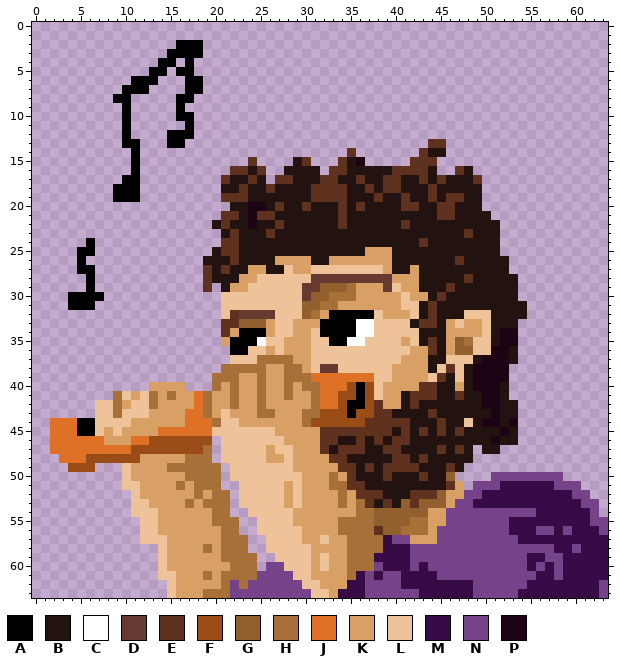
Pixel-art sprite: Sprites/PNGs/SnakeCharmer.png. Above: the version before the commit.
The file is 64x64 pixels.
Palette (. is transparent): A #000000  B #221310  C #ffffff  D #663931  E #5e321e  F #9a4c16  G #91602e  H #a77038  J #df7126  K #d9a066  L #eec39a  M #360b46  N #76428a  P #1e0315
Pixels before (only the part around the change), first column x 0:
 0 ...........................
 1 ...........................
 2 ................AAA........
 3 ...............AAAA........
 4 ..............AA.A.........
 5 .............AA.AA.........
 6 ...........AAA...AA........
 7 ..........AAA....AA........
 8 .........AA.....AA.........
 9 ..........A.....A..........
10 ..........A.....AA.........
11 ..........A......A.........
12 ..........A....AAA.........
13 ..........AA...AA..........
14 ...........A...............
15 ...........A............E..
16 ...........A..........EEBE.
17 ..........AA.........EBBEB.
18 .........AAA.........BBEBBE
19 .........AAA.........EEEBBB
20 ......................BBPPB
21 .....................EEBPEE
22 ....................BEBBPBB
23 .....................BEBBBE
24 ......A..............EEBBBB
25 .....AA.............BEEBBBB
26 .....A.............BBBEBBBB
27 .....AA............EBEBBKKB
28 ......A............EBBBKKLL
29 ......A............E.BKKLLL
30 ....AAAA.............LLLLLL
31 ....AAA..............LLLLLL
32 .....................LEDDDD
33 .....................EEGGGK
34 .....................EKAAAK
35 .....................KAAACL
The result:
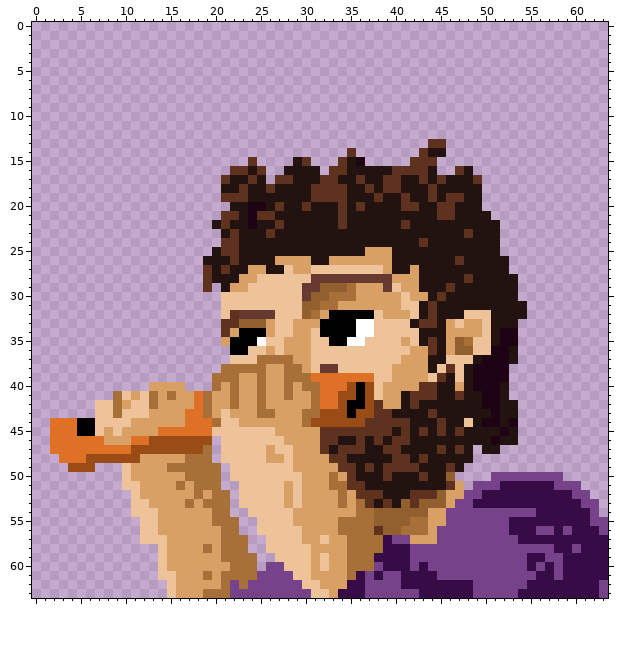
Author's note on the commit: Snake SFX/GIFs/Background
Changes in this commit:
Colour A is removed in row 2 at x 16 to 18; in row 3 at x 15 to 18; in row 4 at x 14 to 15 and 17; in row 5 at x 13 to 14 and 16 to 17; in row 6 at x 11 to 13 and 17 to 18; in row 7 at x 10 to 12 and 17 to 18.
Colour A is removed in row 8 at x 9 to 10 and 16 to 17; in row 9 at x 10 and 16; in row 10 at x 10 and 16 to 17; in row 11 at x 10 and 17; in row 12 at x 10 and 15 to 17; in row 13 at x 10 to 11 and 15 to 16.
Colour A is removed in rows 14 to 16 at x 11; in row 17 at x 10 to 11; in rows 18 to 19 at x 9 to 11; in row 24 at x 6; in row 25 at x 5 to 6; in row 26 at x 5.
Colour A is removed in row 27 at x 5 to 6; in rows 28 to 29 at x 6; in row 30 at x 4 to 7; in row 31 at x 4 to 6.
Pixel boxes of the changes (left, top, right, bottom) in both pictures:
erased: (113, 40, 203, 202)
erased: (68, 238, 104, 310)
